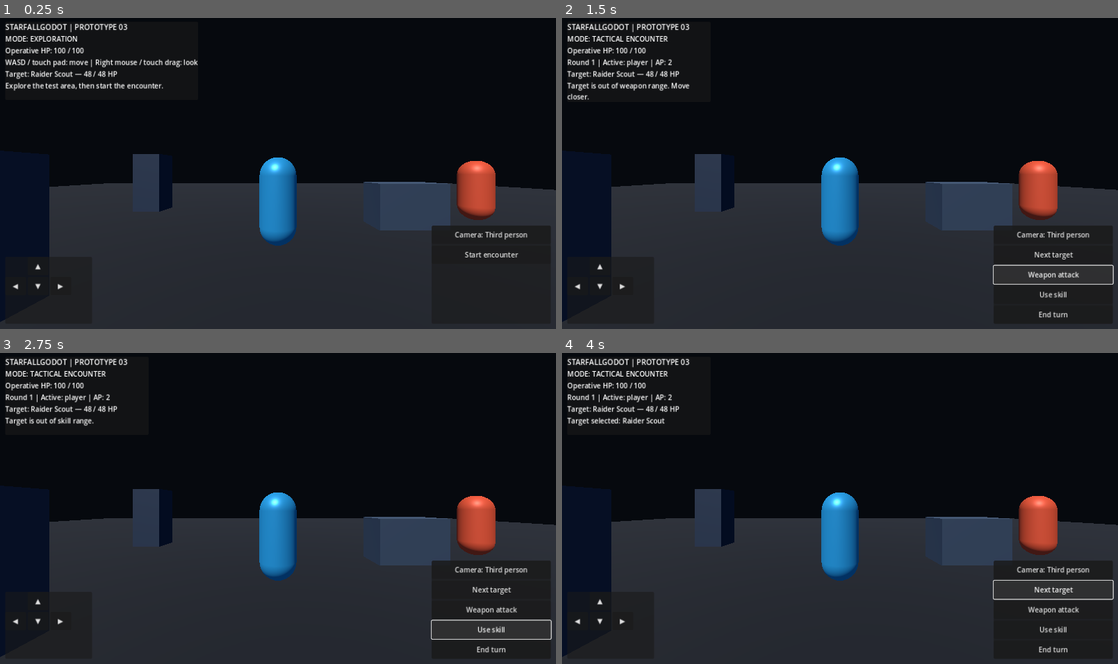
Above: before the commit, frames 1-4 (two rows, left to right).
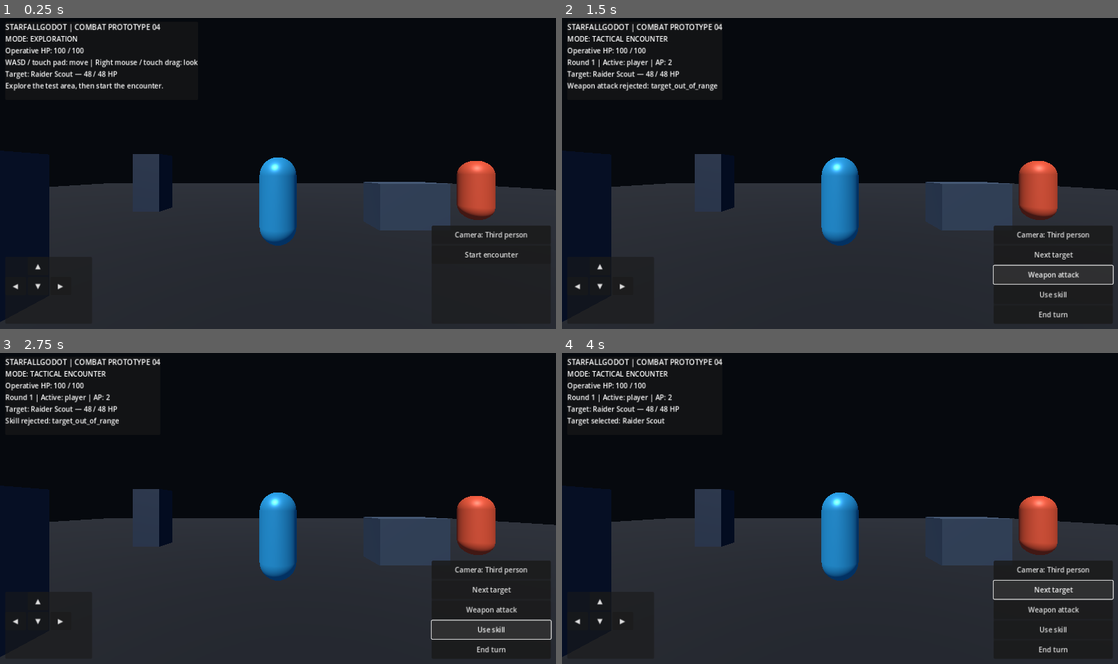
Above: after the commit, the same moments.

Repository: klioscreator/STARFALLGODOT
Game: Godot game, scene res://scenes/main.tscn
The game is run twice, just before and just after one commit, with the same random seed, the same clock (stepped at 60 frames per second) and the same inputs.
Inputs:
- Up to frame 1 (0.25 s): no input
- Up to frame 2 (1.5 s): click "Start encounter" at 0.5 s; click "Weapon attack" at 1.25 s
- Up to frame 3 (2.75 s): click "Use skill" at 2 s
- Up to frame 4 (4 s): click "Next target" at 2.75 s; click "Next target" at 3.5 s

The runs differ from the first frame. In frame 1, 0.2% of the frame differs, in the area x 13-29%, y 1-5%; in frame 2, 0.6%, in the area x 0-29%, y 1-27%; in frame 3, 0.5%; in frame 4, 0.2%.

Commit message:
[phase-04] refactor: route encounter actions through combat pipeline

Diff:
--- a/scripts/application/game_controller.gd
+++ b/scripts/application/game_controller.gd
@@ -4,23 +4,23 @@
 const TurnManager = preload("res://scripts/domain/turn_manager.gd")
 const PlayerController = preload("res://scripts/presentation/player_controller.gd")
 const CameraRig = preload("res://scripts/presentation/camera_rig.gd")
-const ActionValidator = preload("res://scripts/domain/action_validator.gd")
-const ActionResolver = preload("res://scripts/domain/action_resolver.gd")
+const CombatActionCatalog = preload("res://scripts/domain/combat_action_catalog.gd")
+const CombatActionPipeline = preload("res://scripts/domain/combat_action_pipeline.gd")
+const EnemyTacticalAI = preload("res://scripts/domain/enemy_tactical_ai.gd")
 
 const PLAYER_ID := "player"
 const ENEMY_IDS: Array[String] = ["enemy_scout", "enemy_guard"]
 const TACTICAL_STEP := 1.35
-const PLAYER_ATTACK_DAMAGE := 24
-const PLAYER_SKILL_DAMAGE := 34
-const ENEMY_ATTACK_DAMAGE := 8
 
 var player: PlayerController
 var camera_rig: CameraRig
 var player_state
 var enemies: Dictionary = {}
 var turn_manager
-var action_validator
-var action_resolver
+var action_pipeline
+var enemy_tactical_ai
+var combat_actions: Dictionary = {}
+var combatants: Dictionary = {}
 var combat_active: bool = false
 var enemy_turn_running: bool = false
 var selected_target_id: String = "enemy_scout"
@@ -41,8 +41,9 @@
 var compact_ui: bool = false
 
 func _ready() -> void:
-	action_validator = ActionValidator.new()
-	action_resolver = ActionResolver.new()
+	action_pipeline = CombatActionPipeline.new()
+	enemy_tactical_ai = EnemyTacticalAI.new()
+	combat_actions = CombatActionCatalog.create_prototype_actions()
 	_build_environment()
 	_build_player()
 	_build_enemies()
@@ -210,7 +211,7 @@
 	info_panel.add_child(info_box)
 
 	var title := Label.new()
-	title.text = "STARFALLGODOT | PROTOTYPE 03"
+	title.text = "STARFALLGODOT | COMBAT PROTOTYPE 04"
 	title.add_theme_font_size_override("font_size", 17)
 	info_box.add_child(title)
 
@@ -325,6 +326,9 @@
 	enemies["enemy_guard"]["node"].position = Vector3(7.0, 0.05, 3.0)
 	player.position = Vector3.ZERO
 	selected_target_id = "enemy_scout"
+	combatants = {PLAYER_ID: player_state}
+	for actor_id in ENEMY_IDS:
+		combatants[actor_id] = enemies[actor_id]["state"]
 	turn_manager = TurnManager.new()
 	var actor_order: Array[String] = [PLAYER_ID, "enemy_scout", "enemy_guard"]
 	turn_manager.start(actor_order, {
@@ -332,8 +336,9 @@
 		"enemy_scout": 1,
 		"enemy_guard": 1
 	})
-	combat_active = true
-	combat_log = "Encounter started. Turn/action values are temporary test parameters."
+	enemy_turn_running = false
+	combat_active = turn_manager.running
+	combat_log = "Encounter started. Combat values are temporary test fixtures."
 	_update_hud()
 
 func _alive_enemy_ids() -> Array[String]:
@@ -369,79 +374,71 @@
 	_update_hud()
 
 func _player_attack() -> void:
+	if not _player_can_act():
+		return
 	var target := _selected_enemy_data()
 	if target.is_empty():
 		_finish_combat(true)
 		return
 	var target_node: CharacterBody3D = target["node"]
-	var target_state = target["state"]
-	var actor_check: Dictionary = action_validator.validate_actor_action(
-		PLAYER_ID, turn_manager.current_actor(), player_state.is_alive,
-		turn_manager.points_for(PLAYER_ID), 1
+	var target_state: CombatantState = target["state"]
+	var distance: float = player.global_position.distance_to(target_node.global_position)
+	var result: Dictionary = action_pipeline.execute(
+		PLAYER_ID,
+		selected_target_id,
+		"weapon_attack",
+		combat_actions,
+		combatants,
+		turn_manager,
+		distance,
+		_has_line_of_sight(player.global_position, target_node.global_position)
 	)
-	if not actor_check["accepted"]:
-		combat_log = "Action rejected: " + str(actor_check["reason"])
+	if not result["accepted"]:
+		combat_log = "Weapon attack rejected: " + str(result["reason"])
 		_update_hud()
 		return
-	var range_check: Dictionary = action_validator.validate_range(
-		player.global_position.distance_to(target_node.global_position), 4.4
-	)
-	if not range_check["accepted"]:
-		combat_log = "Target is out of weapon range. Move closer."
-		_update_hud()
-		return
-	if not turn_manager.consume(PLAYER_ID, 1):
-		return
-	var result: Dictionary = action_resolver.apply_damage(target_state, PLAYER_ATTACK_DAMAGE)
-	if not result["accepted"]:
-		combat_log = "Action rejected: " + str(result["reason"])
-		_update_hud()
-		return
+	var effect: Dictionary = result["effect"]
 	_update_enemy_visibility(selected_target_id)
-	combat_log = "Weapon attack dealt %d damage to %s." % [int(result["damage"]), target_state.display_name]
+	combat_log = "Weapon attack dealt %d damage to %s." % [
+		int(effect.get("damage", 0)),
+		target_state.display_name
+	]
 	_after_player_action()
 
 func _player_skill() -> void:
+	if not _player_can_act():
+		return
 	var target := _selected_enemy_data()
 	if target.is_empty():
 		_finish_combat(true)
 		return
 	var target_node: CharacterBody3D = target["node"]
-	var target_state = target["state"]
-	var actor_check: Dictionary = action_validator.validate_actor_action(
-		PLAYER_ID, turn_manager.current_actor(), player_state.is_alive,
-		turn_manager.points_for(PLAYER_ID), 2
+	var target_state: CombatantState = target["state"]
+	var distance: float = player.global_position.distance_to(target_node.global_position)
+	var result: Dictionary = action_pipeline.execute(
+		PLAYER_ID,
+		selected_target_id,
+		"player_skill",
+		combat_actions,
+		combatants,
+		turn_manager,
+		distance,
+		_has_line_of_sight(player.global_position, target_node.global_position)
 	)
-	if not actor_check["accepted"]:
-		combat_log = "Action rejected: " + str(actor_check["reason"])
+	if not result["accepted"]:
+		combat_log = "Skill rejected: " + str(result["reason"])
 		_update_hud()
 		return
-	var range_check: Dictionary = action_validator.validate_range(
-		player.global_position.distance_to(target_node.global_position), 6.0
-	)
-	if not range_check["accepted"]:
-		combat_log = "Target is out of skill range."
-		_update_hud()
-		return
-	if not turn_manager.consume(PLAYER_ID, 2):
-		return
-	var result: Dictionary = action_resolver.apply_damage(target_state, PLAYER_SKILL_DAMAGE)
-	if not result["accepted"]:
-		combat_log = "Action rejected: " + str(result["reason"])
-		_update_hud()
-		return
+	var effect: Dictionary = result["effect"]
 	_update_enemy_visibility(selected_target_id)
-	combat_log = "Prototype skill dealt %d damage to %s." % [int(result["damage"]), target_state.display_name]
+	combat_log = "Prototype skill dealt %d damage to %s." % [
+		int(effect.get("damage", 0)),
+		target_state.display_name
+	]
 	_after_player_action()
 
 func _tactical_step(direction_2d: Vector2) -> void:
-	var actor_check: Dictionary = action_validator.validate_actor_action(
-		PLAYER_ID, turn_manager.current_actor(), player_state.is_alive,
-		turn_manager.points_for(PLAYER_ID), 1
-	)
-	if not actor_check["accepted"]:
-		combat_log = "Action rejected: " + str(actor_check["reason"])
-		_update_hud()
+	if not _player_can_act():
 		return
 	var direction := camera_rig.get_flat_right() * direction_2d.x
 	direction += camera_rig.get_flat_forward() * -direction_2d.y
@@ -454,7 +451,13 @@
 		combat_log = "Movement blocked; no action point consumed."
 		_update_hud()
 		return
-	if not turn_manager.consume(PLAYER_ID, 1):
+	var result: Dictionary = action_pipeline.execute(
+		PLAYER_ID, "", "move_step", combat_actions,
+		combatants, turn_manager
+	)
+	if not result["accepted"]:
+		combat_log = "Movement rejected: " + str(result["reason"])
+		_update_hud()
 		return
 	player.global_position += motion
 	player.rotation.y = atan2(-direction.x, -direction.z)
@@ -462,6 +465,15 @@
 	_update_hud()
 	if turn_manager.points_for(PLAYER_ID) <= 0:
 		_advance_turn()
+
+func _has_line_of_sight(origin: Vector3, target: Vector3) -> bool:
+	var ray_start: Vector3 = origin + Vector3.UP * 0.9
+	var ray_end: Vector3 = target + Vector3.UP * 0.9
+	var query := PhysicsRayQueryParameters3D.create(ray_start, ray_end)
+	query.collision_mask = 1
+	query.collide_with_areas = false
+	var hit: Dictionary = get_world_3d().direct_space_state.intersect_ray(query)
+	return hit.is_empty()
 
 func _player_can_act() -> bool:
 	return combat_active and turn_manager != null and turn_manager.current_actor() == PLAYER_ID and player_state.is_alive
@@ -500,37 +512,80 @@
 		await get_tree().create_timer(0.45).timeout
 		if not combat_active or actor_id == PLAYER_ID:
 			break
+		if not enemies.has(actor_id):
+			turn_manager.end_turn(actor_id)
+			_advance_turn()
+			continue
 		var data: Dictionary = enemies[actor_id]
-		var enemy_state = data["state"]
+		var enemy_state: CombatantState = data["state"]
 		var enemy_node: CharacterBody3D = data["node"]
 		if not enemy_state.is_alive:
 			_advance_turn()
 			continue
-		var actor_check: Dictionary = action_validator.validate_actor_action(
-			actor_id, turn_manager.current_actor(), enemy_state.is_alive,
-			turn_manager.points_for(actor_id), 1
-		)
-		if not actor_check["accepted"]:
+
+		var distance: float = enemy_node.global_position.distance_to(player.global_position)
+		var snapshot := {
+			"actor_id": actor_id,
+			"target_id": PLAYER_ID,
+			"distance": distance
+		}
+		var proposal: Dictionary = enemy_tactical_ai.propose_action(snapshot, combat_actions)
+		if not proposal.get("accepted", false):
+			turn_manager.end_turn(actor_id)
 			_advance_turn()
 			continue
-		var distance := enemy_node.global_position.distance_to(player.global_position)
-		if distance <= 3.6:
-			var range_check: Dictionary = action_validator.validate_range(distance, 3.6)
-			if range_check["accepted"]:
-				var result: Dictionary = action_resolver.apply_damage(player_state, ENEMY_ATTACK_DAMAGE)
-				combat_log = "%s attacked for %d damage." % [enemy_state.display_name, int(result["damage"])]
+
+		if proposal["action_id"] == "enemy_strike":
+			var strike_result: Dictionary = action_pipeline.execute(
+				actor_id,
+				PLAYER_ID,
+				"enemy_strike",
+				combat_actions,
+				combatants,
+				turn_manager,
+				distance,
+				_has_line_of_sight(enemy_node.global_position, player.global_position)
+			)
+			if strike_result["accepted"]:
+				var strike_effect: Dictionary = strike_result["effect"]
+				combat_log = "%s attacked for %d damage." % [
+					enemy_state.display_name,
+					int(strike_effect.get("damage", 0))
+				]
+			else:
+				combat_log = "%s action rejected: %s." % [
+					enemy_state.display_name,
+					str(strike_result["reason"])
+				]
 		else:
 			var direction := player.global_position - enemy_node.global_position
 			direction.y = 0.0
 			direction = direction.normalized()
 			var motion := direction * 1.0
-			if not enemy_node.test_move(enemy_node.global_transform, motion):
-				enemy_node.global_position += motion
-			combat_log = "%s advanced toward the operative." % enemy_state.display_name
-		turn_manager.consume(actor_id, 1)
+			if enemy_node.test_move(enemy_node.global_transform, motion):
+				combat_log = "%s movement blocked." % enemy_state.display_name
+				turn_manager.end_turn(actor_id)
+			else:
+				var move_result: Dictionary = action_pipeline.execute(
+					actor_id, "", "move_step", combat_actions,
+					combatants, turn_manager
+				)
+				if move_result["accepted"]:
+					enemy_node.global_position += motion
+					combat_log = "%s advanced toward the operative." % enemy_state.display_name
+				else:
+					combat_log = "%s movement rejected: %s." % [
+						enemy_state.display_name,
+						str(move_result["reason"])
+					]
+					turn_manager.end_turn(actor_id)
+
 		if _check_combat_end():
 			break
+		if turn_manager.current_actor() == actor_id and turn_manager.points_for(actor_id) > 0:
+			turn_manager.end_turn(actor_id)
 		_advance_turn()
+
 	enemy_turn_running = false
 	_update_hud()
 
@@ -546,7 +601,7 @@
 func _finish_combat(victory: bool) -> void:
 	combat_active = false
 	if turn_manager != null:
-		turn_manager.running = false
+		turn_manager.stop()
 	combat_log = "Encounter complete: VICTORY." if victory else "Encounter complete: DEFEAT."
 	_update_hud()
 
